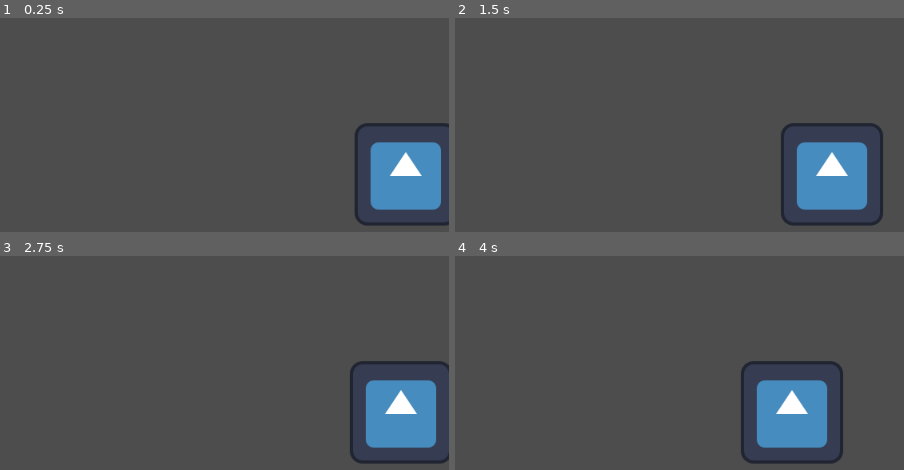
Above: before the commit, frames 1-4 (two rows, left to right).
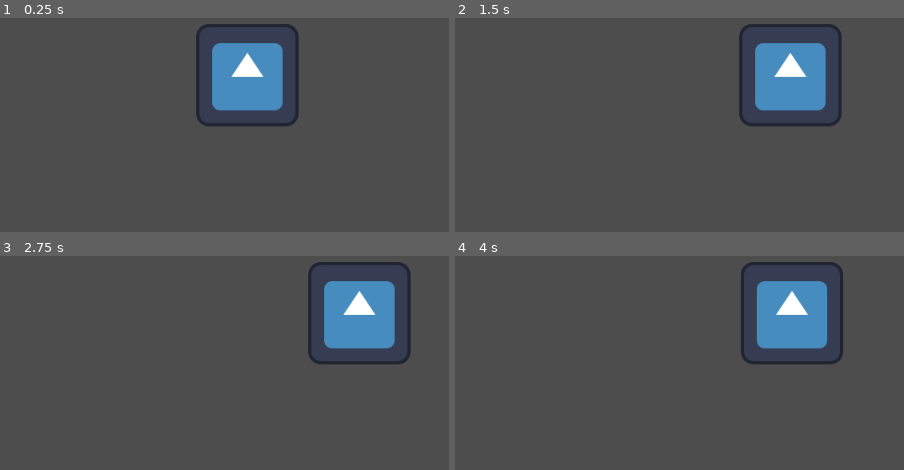
Above: after the commit, the same moments.

Repository: TheGabmeister/games-godot
Game: Godot game, scene res://scenes/game.tscn
Same seed, same stepped clock (60 frames per second), same inputs: the game is played once before the commit and once after it. The engine's default icon, where the game draws it, is replaced by a stand-in: a white triangle on a blue panel in a dark square.
Inputs:
- Up to frame 1 (0.25 s): no input
- Up to frame 2 (1.5 s): tap Enter at 0.5 s; hold Right (ui_right) 0.53-1.28 s; hold Left (ui_left) from 1.28 s (still down)
- Up to frame 3 (2.75 s): release Left (ui_left) at 2.03 s; hold Right (ui_right) from 2.03 s (still down)
- Up to frame 4 (4 s): tap Space at 3.5 s; release Right (ui_right) at 3.53 s; hold Left (ui_left) from 3.53 s (still down)

The runs differ from the first frame. In frame 1, 12% of the frame differs, in the area x 43-100%, y 2-98%; in frame 2, 12%; in frame 3, 12%; in frame 4, 12%.

Commit message:
Add enemy scenes

Diff:
--- /dev/null
+++ b/space_invaders/scenes/enemies/enemy.tscn
@@ -0,0 +1,16 @@
+[gd_scene load_steps=3 format=3 uid="uid://csmflt8sf5pad"]
+
+[ext_resource type="Texture2D" uid="uid://y2nfni3nm7sk" path="res://icon.svg" id="1_7p1mj"]
+
+[sub_resource type="CircleShape2D" id="CircleShape2D_md0e3"]
+
+[node name="Enemy" type="Node2D"]
+
+[node name="Sprite2D" type="Sprite2D" parent="."]
+texture = ExtResource("1_7p1mj")
+
+[node name="Area2D" type="Area2D" parent="."]
+
+[node name="CollisionShape2D" type="CollisionShape2D" parent="Area2D"]
+scale = Vector2(6.19, 6.19)
+shape = SubResource("CircleShape2D_md0e3")
--- /dev/null
+++ b/space_invaders/scenes/enemies/enemy_01.tscn
@@ -0,0 +1,5 @@
+[gd_scene load_steps=2 format=3 uid="uid://bdio47uwtprje"]
+
+[ext_resource type="PackedScene" uid="uid://csmflt8sf5pad" path="res://scenes/enemies/enemy.tscn" id="1_bmpsr"]
+
+[node name="Enemy" instance=ExtResource("1_bmpsr")]
--- /dev/null
+++ b/space_invaders/scenes/enemies/enemy_02.tscn
@@ -0,0 +1,5 @@
+[gd_scene load_steps=2 format=3 uid="uid://ciyvulth5wl5o"]
+
+[ext_resource type="PackedScene" uid="uid://csmflt8sf5pad" path="res://scenes/enemies/enemy.tscn" id="1_8kg72"]
+
+[node name="Enemy" instance=ExtResource("1_8kg72")]
--- /dev/null
+++ b/space_invaders/scenes/enemies/enemy_03.tscn
@@ -0,0 +1,5 @@
+[gd_scene load_steps=2 format=3 uid="uid://btnlfjpmd2jar"]
+
+[ext_resource type="PackedScene" uid="uid://csmflt8sf5pad" path="res://scenes/enemies/enemy.tscn" id="1_nixqx"]
+
+[node name="Enemy" instance=ExtResource("1_nixqx")]
--- a/space_invaders/scenes/game.tscn
+++ b/space_invaders/scenes/game.tscn
@@ -7,7 +7,7 @@
 [node name="Game" type="Node2D"]
 
 [node name="Player" parent="." instance=ExtResource("1_uwrxv")]
-position = Vector2(346, -77)
+position = Vector2(148, -201)
 
 [node name="Camera2D" type="Camera2D" parent="."]
 position = Vector2(0, -500)
